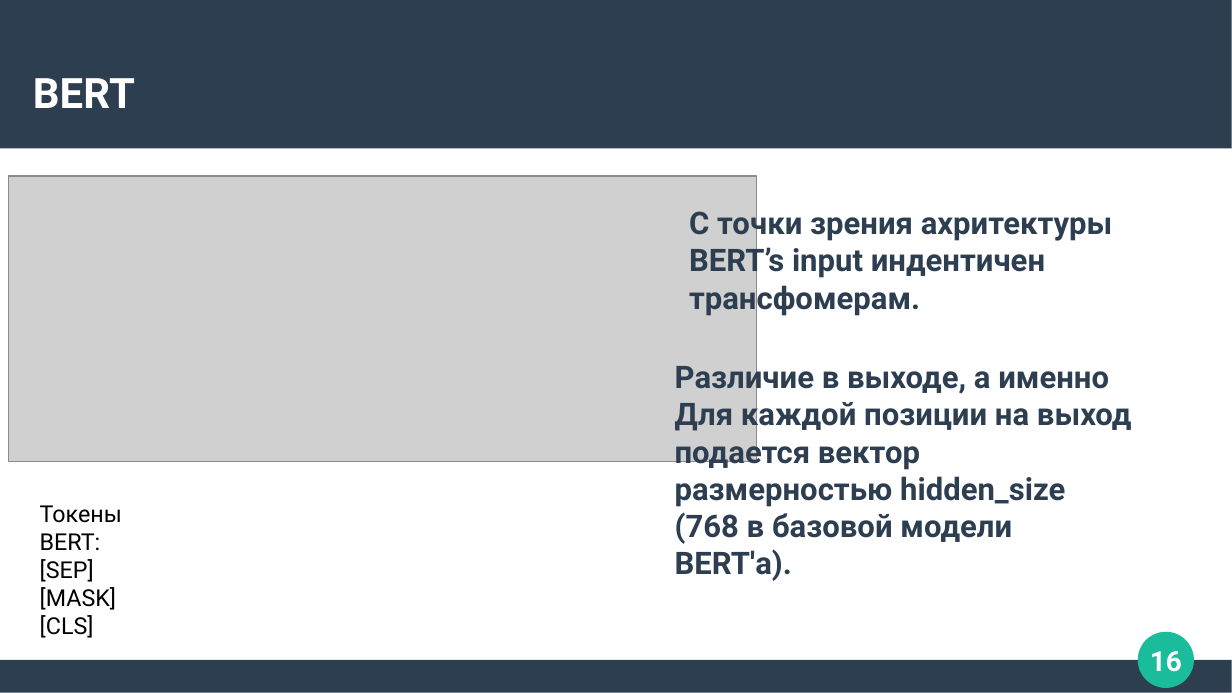
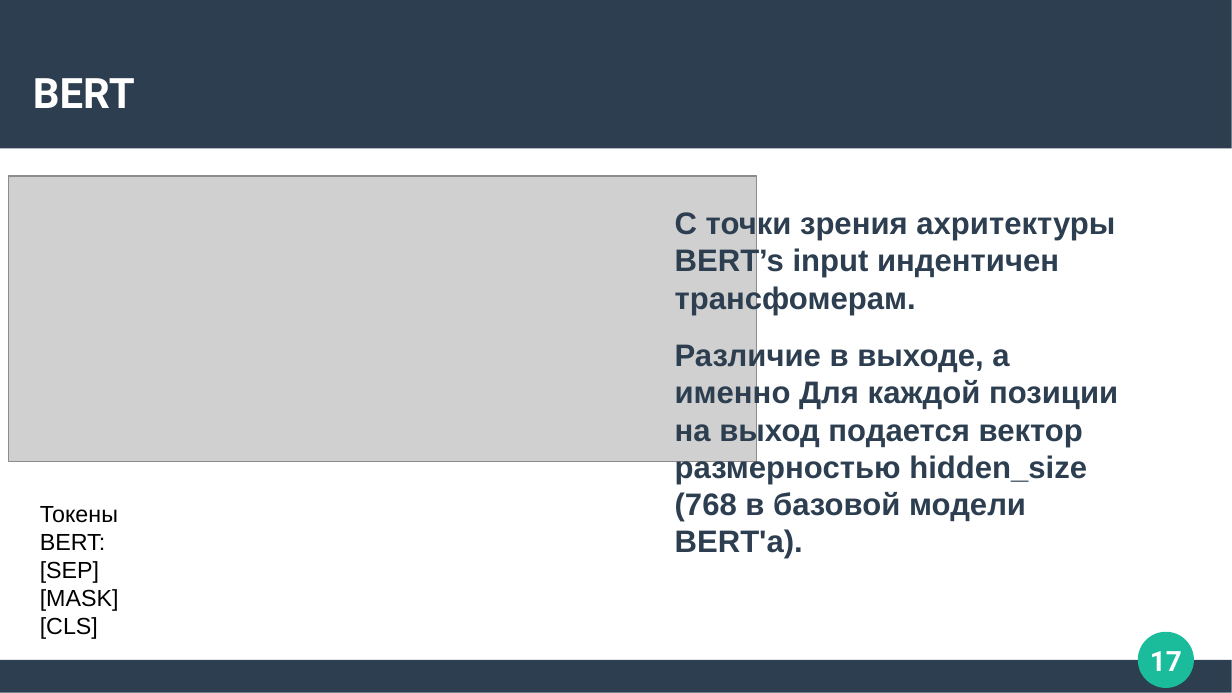
Before and after one commit to Zorinal/FilmBot, a slide deck: slide 17 of Трансфомеры.pptx (slide 16 before the commit). Drawn at 1232x693 pixels with LibreOffice and Linux fonts; fonts in the diff are those of the drawing; grey boxes stand for pictures. Boxes give left, top, right and bottom in pixels: in the first picture for what was removed or moved away, otherwise in the second. Text is boxed around its words. In the diff, an @@ line names an element or a change of style, - is before the commit and + after.

```diff
--- a/Трансфомеры.pptx
+++ b/Трансфомеры.pptx
@@ text "С точки зрения ахритектуры BERT’s ...": place and size @@
-text "С точки зрения ахритектуры BERT’s ..." at [689,206,1113,317]
+text "С точки зрения ахритектуры BERT’s ..." at [675,209,1115,315]
@@ font Roboto to Arial in 3 elements at [40,506,119,639], [675,209,1115,315], [675,341,1118,559] @@
@@ text "Различие в выходе, а именно ...": place and size @@
-text "Различие в выходе, а именно ..." at [675,360,1132,581]
+text "Различие в выходе, а именно ..." at [675,341,1118,559]
@@ page number at [1150,651,1182,671]: text changed @@
-16
+17
```
Also in this commit, not shown: 12 other slides changed, 1 slide added.
